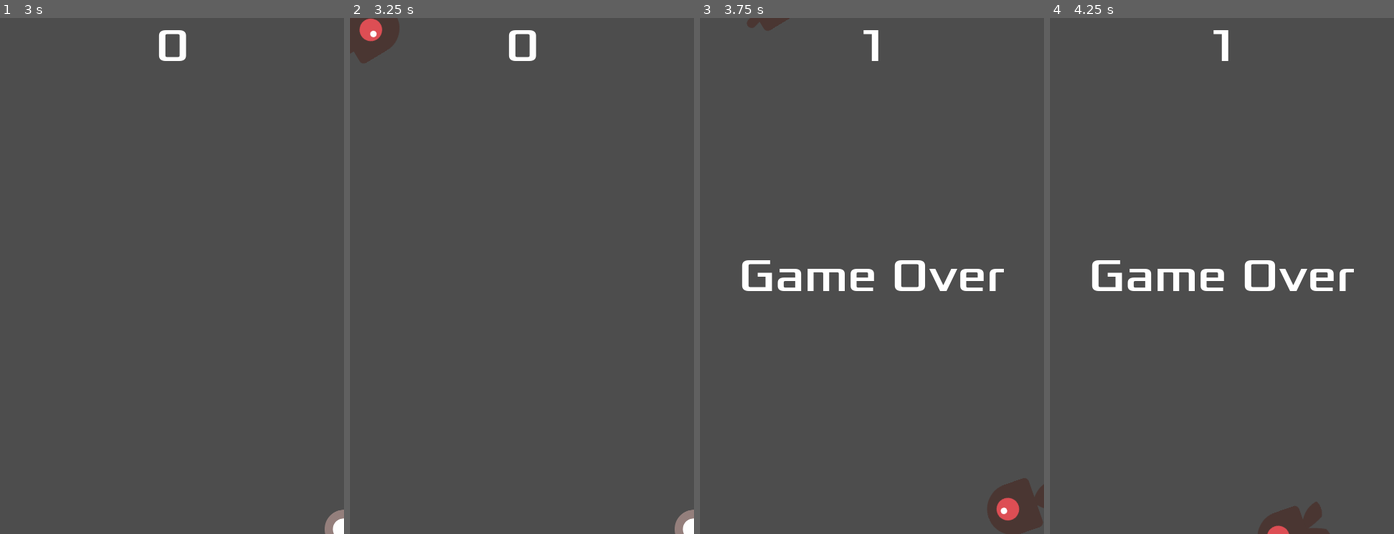
Above: before the commit, frames 1-4 (left to right).
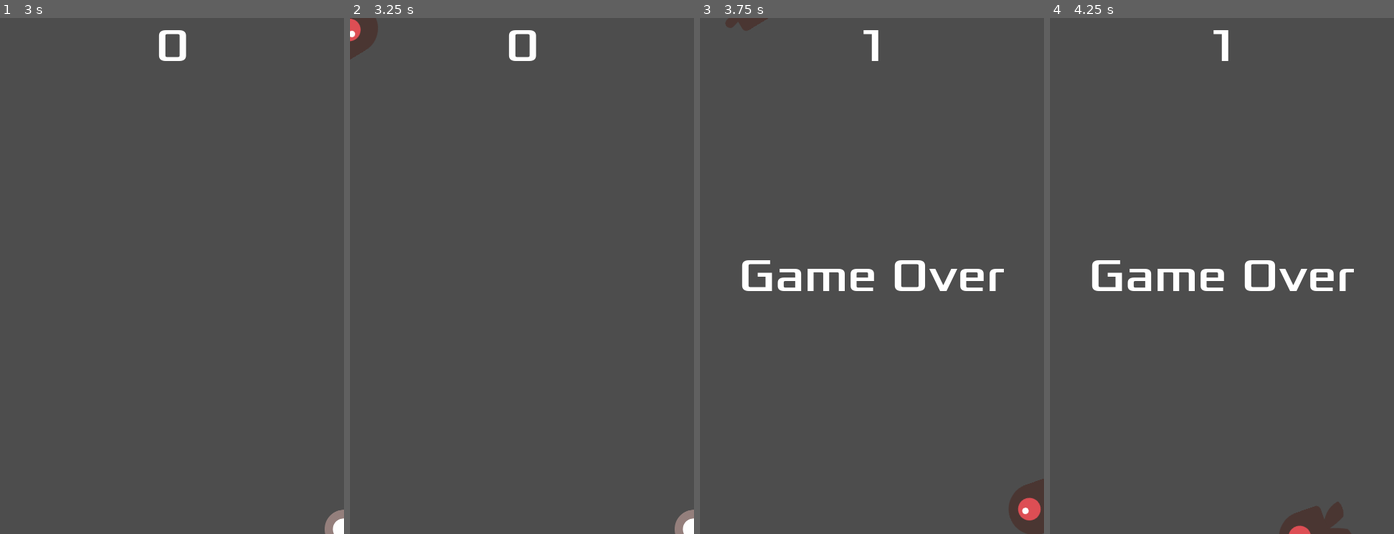
Above: after the commit, the same moments.

Repository: fancyplants/godot_first_2d
Game: Godot game, scene res://main.tscn
Two runs of this game, one before a commit and one after it. Both use one fixed random seed, a clock stepped at 60 frames per second and the inputs below.
Inputs:
- Up to frame 1 (3 s): click "Start" at 0.5 s; tap Enter at 1.25 s; hold Right (move_right) 1.28-2.03 s; hold Down (move_down) 2.03-2.78 s; hold Right (move_right) from 2.78 s (still down)
- Up to frame 2 (3.25 s): keep holding Right (move_right)
- Up to frame 3 (3.75 s): release Right (move_right) at 3.53 s; hold Up (move_up) from 3.53 s (still down)
- Up to frame 4 (4.25 s): keep holding Up (move_up)

Frame 1 is identical in both runs. In frame 2, 0.8% of the frame differs, in the area x 0-15%, y 0-9%; in frame 3, 1.3%, in the area x 7-100%, y 0-100%; in frame 4, 0.7%.

Commit message:
Add some custom code to smooth out mob spawns

Diff:
--- a/main.gd
+++ b/main.gd
@@ -41,8 +41,14 @@
 	# set mob's direction perpendicular to path
 	var direction = mob_spawn_location.rotation + PI / 2
 
+	# calculate the opposite direction (off screen), then move
+	# the mob a bit in that direction to allow for smoother entering of mobs
+	var opposite_dir = direction + PI
+	var pos = mob_spawn_location.position
+	var opposite_pos = Vector2.from_angle(opposite_dir)
+
 	# set mob's position to random
-	mob.position = mob_spawn_location.position
+	mob.position = mob_spawn_location.position + (opposite_pos * 30.0)
 
 	# add some randomness to the direction a bit
 	direction += randf_range(-PI / 4, PI / 4)
